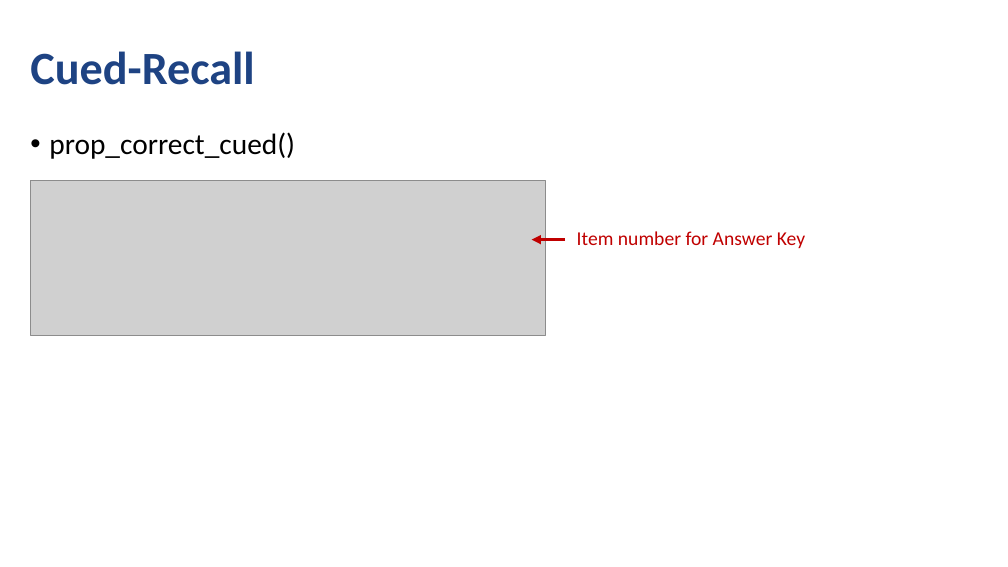
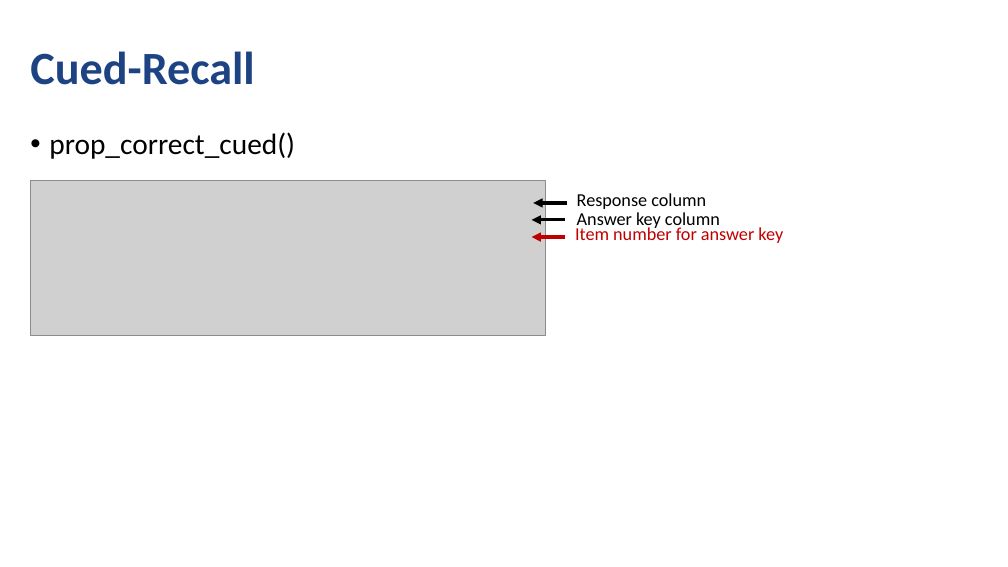
Before and after one commit to npm27/lrd-analysis, a slide deck: slide 6 of Presentations/SCiP 2020.pptx. Drawn at 1008x567 pixels with LibreOffice and Linux fonts; fonts in the diff are those of the drawing; grey boxes stand for pictures. Boxes give left, top, right and bottom in pixels: in the first picture for what was removed or moved away, otherwise in the second. Text is boxed around its words. In the diff, an @@ line names an element or a change of style, - is before the commit and + after.

```diff
--- a/Presentations/SCiP 2020.pptx
+++ b/Presentations/SCiP 2020.pptx
@@ arrow moved from (565, 240) - (531, 240) to (566, 203) - (533, 203) @@
@@ arrow (566, 203) - (533, 203): stroke #C00000 2.25 pt to #000000 2.25 pt @@
@@ text added at bbox=[577, 193, 706, 209], 13 pt, text #000000 @@
+Response column
@@ arrow added from (565, 220) to (531, 220), #000000 2.25 pt @@
@@ arrow added from (565, 237) to (531, 237), #C00000 2.25 pt @@
@@ text at bbox=[575, 225, 783, 243]: text changed; size 14 to 13 pt @@
-Item number for Answer Key
+Item number for answer key
@@ text added at bbox=[577, 212, 720, 230], 13 pt, text #000000 @@
+Answer key column
```
Also in this commit, not shown: 9 other slides changed.
